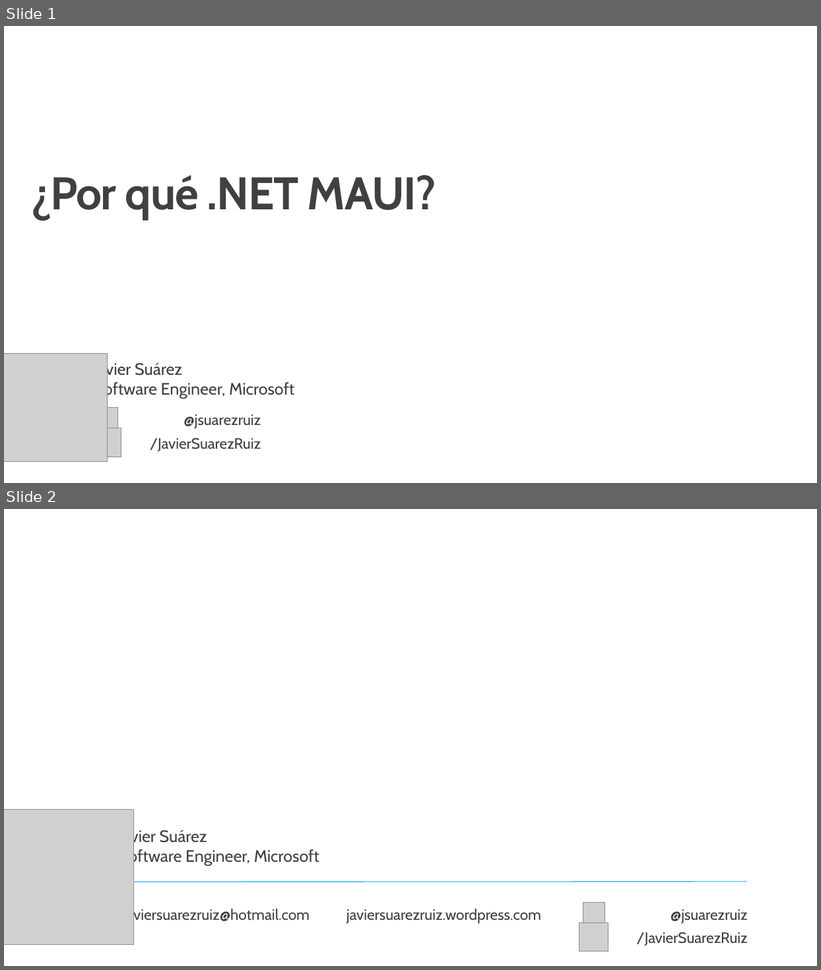
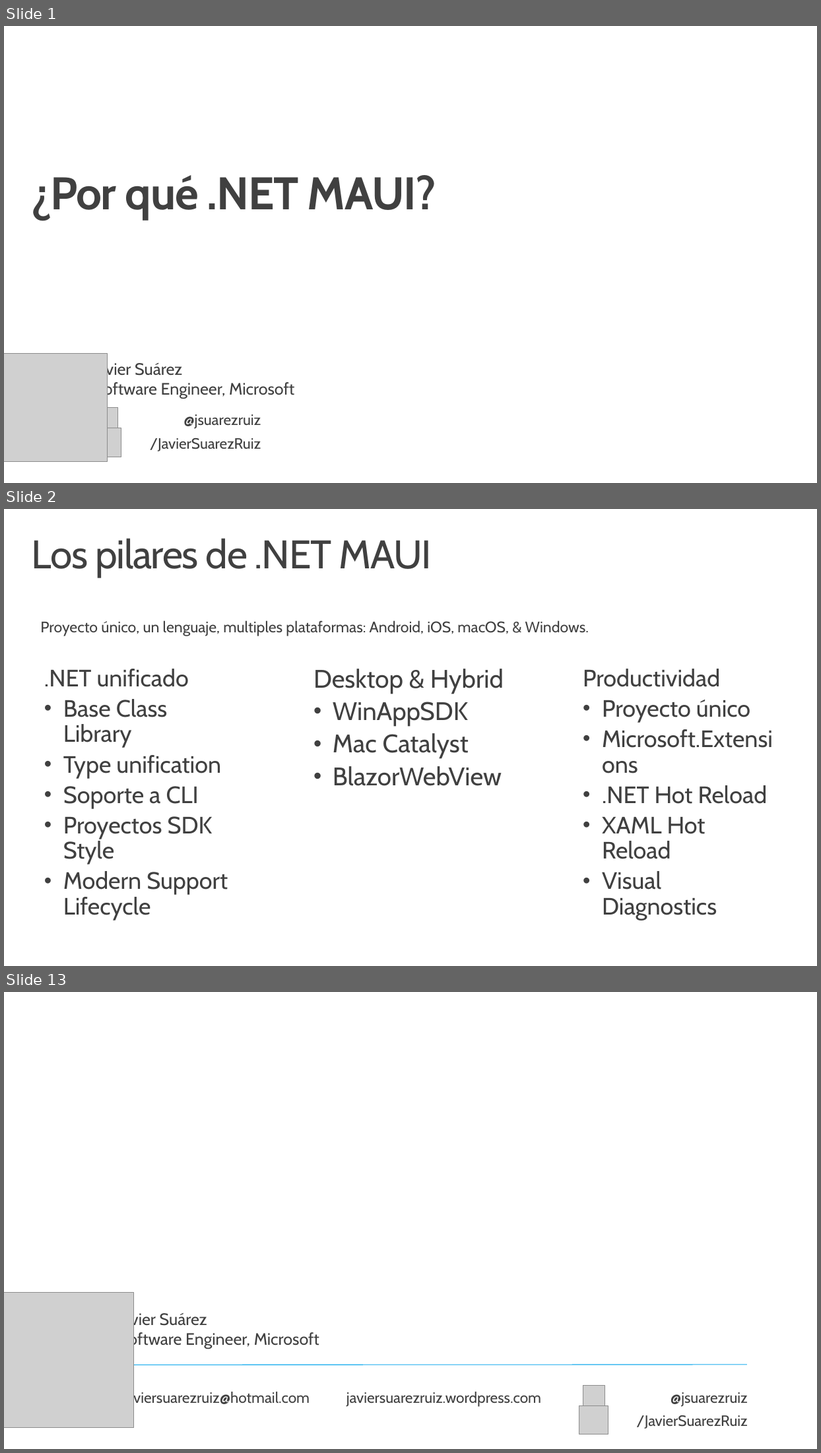
Before and after one commit to jsuarezruiz/taller-dotnet-maui, a slide deck: Bloque 1 - Introducción al desarrollo multiplataforma con .NET MAUI/Taller2 - Por qué .NET MAUI.pptx. Shown one above the other, each under a label of ours: slides 1 and 2 before the commit, slides 1, 2 and 13 after it; the slides between them are not shown. The pictures are 821x970 and 821x1453 pixels, drawn with LibreOffice and Linux fonts; fonts in the diff are those of the drawing; grey boxes stand for pictures; background and template pictures are left out. Boxes give left, top, right and bottom in pixels: in the first picture for what was removed or moved away, otherwise in the second. Text is boxed around its words. In the diff, an @@ line names an element or a change of style, - is before the commit and + after.

Commit message:
Updated slides

```diff
--- a/Bloque 1 - Introducción al desarrollo multiplataforma con .NET MAUI/Taller2 - Por qué .NET MAUI.pptx
+++ b/Bloque 1 - Introducción al desarrollo multiplataforma con .NET MAUI/Taller2 - Por qué .NET MAUI.pptx
@@ slide 2 added at (4, 509, 817, 966), background #FFFFFF @@
@@ title added at (32, 538, 432, 577), 47 pt, text #404040 @@
+Los pilares de .NET MAUI
@@ text added at (40, 621, 589, 636), 18 pt, text #404040 @@
+Proyecto único, un lenguaje, multiples plataformas: Android, iOS, macOS, & Windows.
@@ text added at (44, 669, 228, 921), 28 pt, text #404040 @@
+.NET unificado
+• Base Class Library
+• Type unification
+• Soporte a CLI
+• Proyectos SDK Style
+• Modern Support Lifecycle
@@ text added at (314, 669, 504, 786), 30 pt, text #404040 @@
+Desktop & Hybrid
+• WinAppSDK
+• Mac Catalyst
+• BlazorWebView
@@ text added at (583, 669, 773, 921), 28 pt, text #404040 @@
+Productividad
+• Proyecto único
+• Microsoft.Extensions
+• .NET Hot Reload
+• XAML Hot Reload
+• Visual Diagnostics
@@ what was slide 2 is now slide 13 @@
```
Also in this commit, not shown: 10 other slides added, 1 other file.
